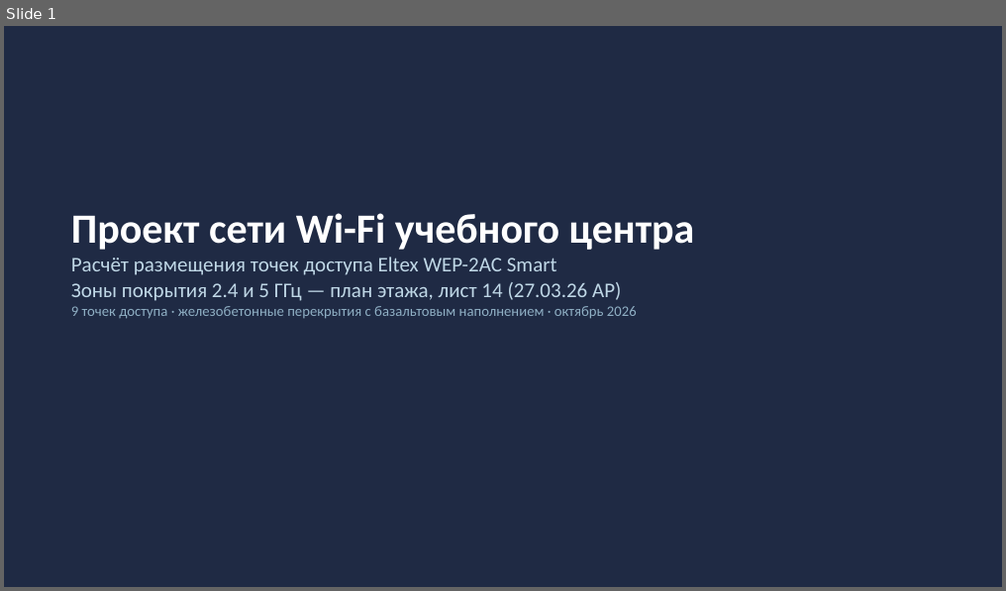
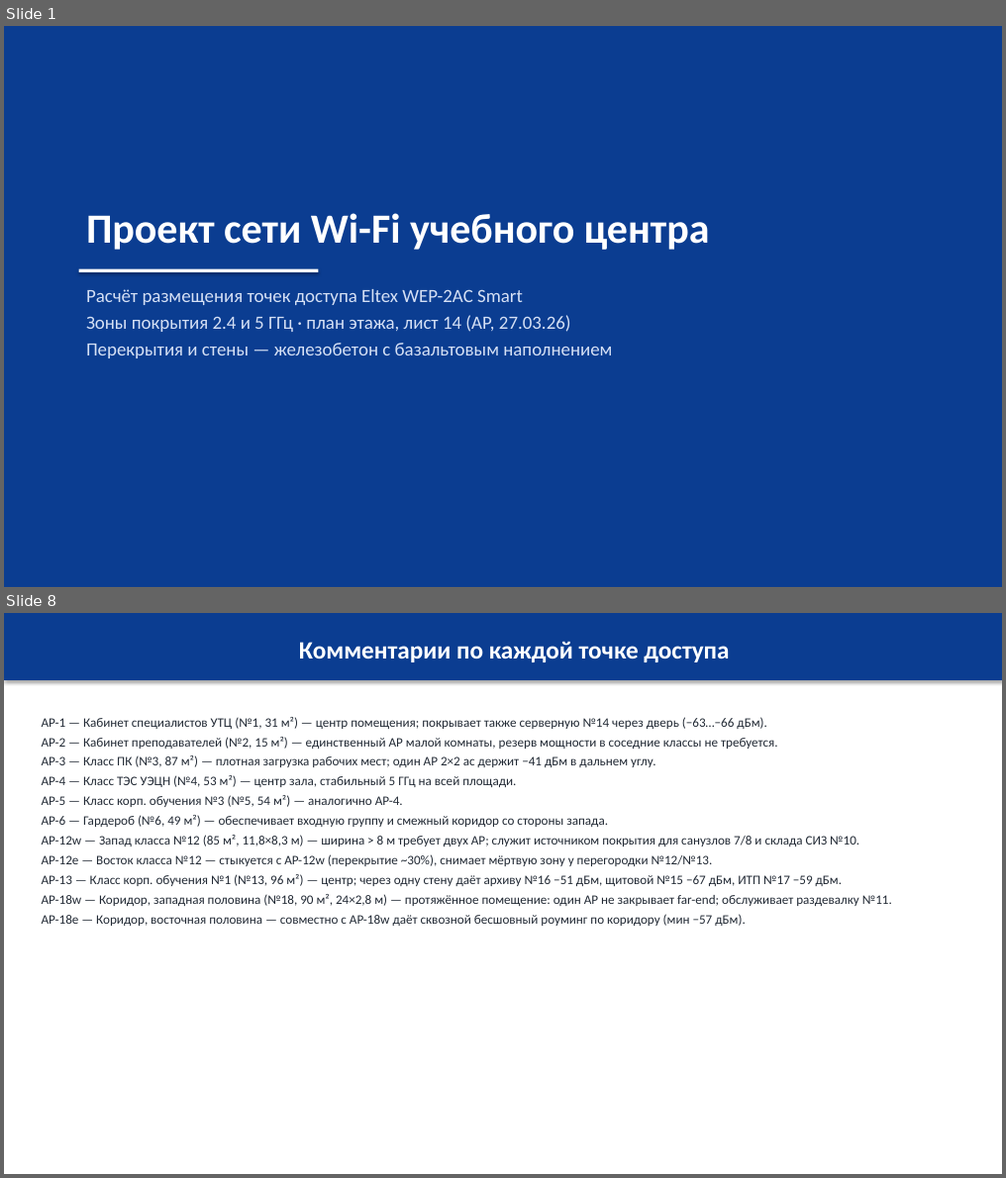
Before and after one commit to vertikalnii/preza, a slide deck: out/WiFi_Eltex_WEP-2AC_план_лист14.pptx. Shown one above the other, each under a label of ours: slide 1 before the commit, slides 1 and 8 after it; the slides between them are not shown. The pictures are 1006x591 and 1006x1178 pixels, drawn with LibreOffice and Linux fonts; fonts in the diff are those of the drawing. Boxes give left, top, right and bottom in pixels: in the first picture for what was removed or moved away, otherwise in the second. Text is boxed around its words. In the diff, an @@ line names an element or a change of style, - is before the commit and + after.

```diff
--- a/out/WiFi_Eltex_WEP-2AC_план_лист14.pptx
+++ b/out/WiFi_Eltex_WEP-2AC_план_лист14.pptx
@@ slide 8 added at <box>4,613,1002,1174</box>, background #FFFFFF @@
@@ rectangle added at <box>4,613,1002,680</box>, fill #0B3D91, 24 pt, text #FFFFFF, bold @@
+Комментарии по каждой точке доступа
@@ text added at <box>42,717,892,926</box>, 12.5 pt, text #222A35 @@
+AP-1 — Кабинет специалистов УТЦ (№1, 31 м²) — центр помещения; покрывает также серверную №14 через дверь (−63…−66 дБм).
+AP-2 — Кабинет преподавателей (№2, 15 м²) — единственный AP малой комнаты, резерв мощности в соседние классы не требуется.
+AP-3 — Класс ПК (№3, 87 м²) — плотная загрузка рабочих мест; один AP 2×2 ac держит −41 дБм в дальнем углу.
+AP-4 — Класс ТЭС УЭЦН (№4, 53 м²) — центр зала, стабильный 5 ГГц на всей площади.
+AP-5 — Класс корп. обучения №3 (№5, 54 м²) — аналогично AP-4.
+AP-6 — Гардероб (№6, 49 м²) — обеспечивает входную группу и смежный коридор со стороны запада.
+AP-12w — Запад класса №12 (85 м², 11,8×8,3 м) — ширина > 8 м требует двух AP; служит источником покрытия для санузлов 7/8 и склада СИЗ №10.
+AP-12e — Восток класса №12 — стыкуется с AP-12w (перекрытие ~30%), снимает мёртвую зону у перегородки №12/№13.
+AP-13 — Класс корп. обучения №1 (№13, 96 м²) — центр; через одну стену даёт архиву №16 −51 дБм, щитовой №15 −67 дБм, ИТП №17 −59 дБм.
+AP-18w — Коридор, западная половина (№18, 90 м², 24×2,8 м) — протяжённое помещение: один AP не закрывает far-end; обслуживает раздевалку №11.
+AP-18e — Коридор, восточная половина — совместно с AP-18w даёт сквозной бесшовный роуминг по коридору (мин −57 дБм).
@@ slide 1 changed as well @@
@@ rectangle at <box>4,26,1002,587</box>: fill #1F2A44 to #0B3D91 @@
@@ text "Проект сети Wi-Fi учебного центра": place and size @@
-text "Проект сети Wi-Fi учебного центра" at <box>71,213,695,319</box>
+text "Проект сети Wi-Fi учебного центра" at <box>86,213,710,250</box>
@@ text "Проект сети Wi-Fi учебного центра" at <box>86,213,710,250</box>: more space between paragraphs @@
@@ text at <box>71,257,637,319</box>: paragraphs removed @@
-Расчёт размещения точек доступа Eltex WEP-2AC Smart
-Зоны покрытия 2.4 и 5 ГГц — план этажа, лист 14 (27.03.26 АР)
-9 точек доступа · железобетонные перекрытия с базальтовым наполнением · октябрь 2026
@@ rectangle added at <box>79,270,319,273</box>, fill #FFFFFF @@
@@ text added at <box>86,289,612,359</box>, 18 pt, text #D5E0F5 @@
+Расчёт размещения точек доступа Eltex WEP-2AC Smart
+Зоны покрытия 2.4 и 5 ГГц · план этажа, лист 14 (АР, 27.03.26)
+Перекрытия и стены — железобетон с базальтовым наполнением
```
Also in this commit, not shown: 7 other slides added, 7 slides removed, 11 other files.
